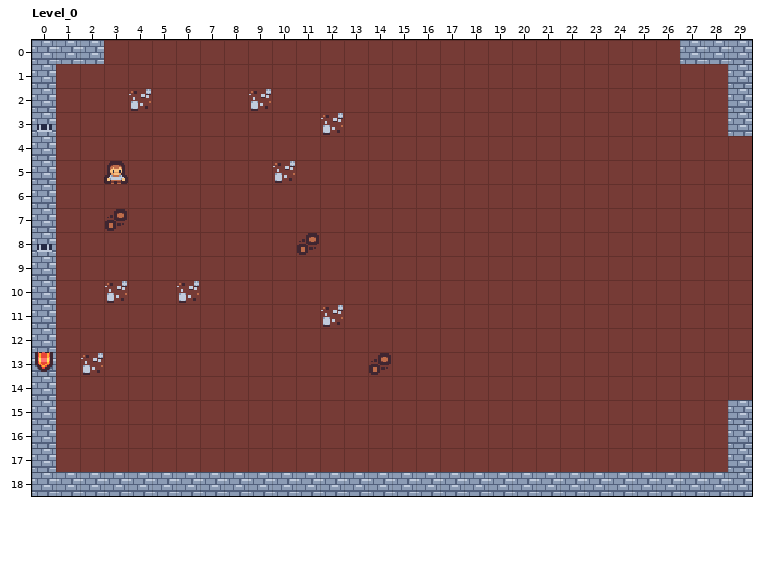
LDtk project -- assets/resources/map_test.ldtk. Above is the file before it was changed.
Cells are 16x16 px. Shown: Level_0 x 0..29, y 0..18. The commit also changed other parts of the map, which this record leaves out.
Once edited:
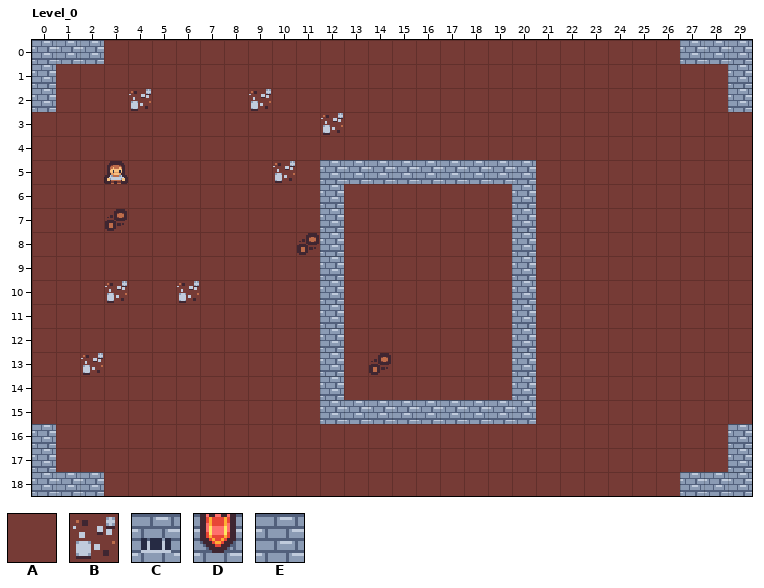
Key: from "Kenny_dungeon_walls": A 0, B 24, C 28, D 29, E 40.
_ is an empty cell, . an unchanged one.
From old to new:
--- layer "Tiles"
@@ x 0..29 @@
- 3 C............................E
- 4 E.............................
- 5 E...........AAAAAAAAA.........
- 6 E...........A.......A.........
- 7 E...........A.......A.........
- 8 C...........A.......A.........
- 9 E...........A.......A.........
-10 E...........A.......A.........
-11 E...........B.......A.........
-12 E...........A.......A.........
-13 D...........A.......A.........
-14 E...........A.......A.........
-15 E...........AAAAAAAAA........E
+ 3 A............................A
+ 4 A.............................
+ 5 A...........EEEEEEEEE.........
+ 6 A...........E.......E.........
+ 7 A...........E.......E.........
+ 8 A...........E.......E.........
+ 9 A...........E.......E.........
+10 A...........E.......E.........
+11 A...........E.......E.........
+12 A...........E.......E.........
+13 A...........E.......E.........
+14 A...........E.......E.........
+15 A...........EEEEEEEEE........A
@@ x 3..26 @@
-18 EEEEEEEEEEEEEEEEEEEEEEEE
+18 AAAAAAAAAAAAAAAAAAAAAAAA
Where, in picture pixels (left, top, right, bottom), the same in both pictures:
changed: (32, 112, 56, 424)
changed: (728, 112, 752, 136)
changed: (320, 160, 536, 424)
changed: (728, 400, 752, 424)
changed: (104, 472, 680, 496)
